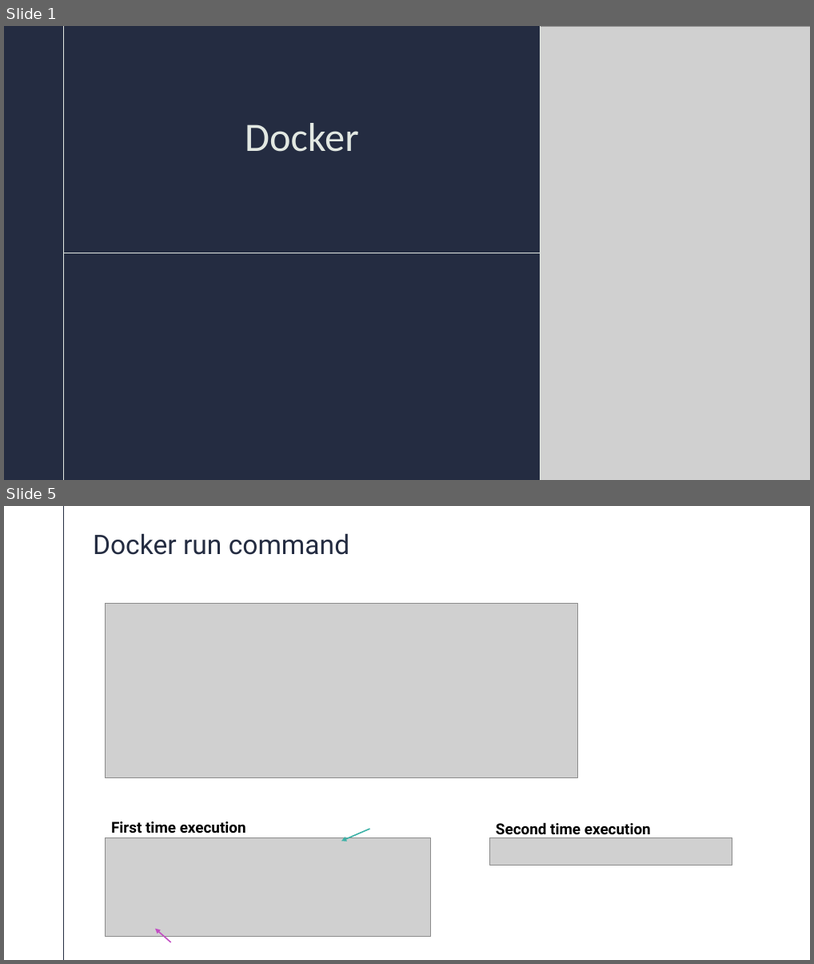
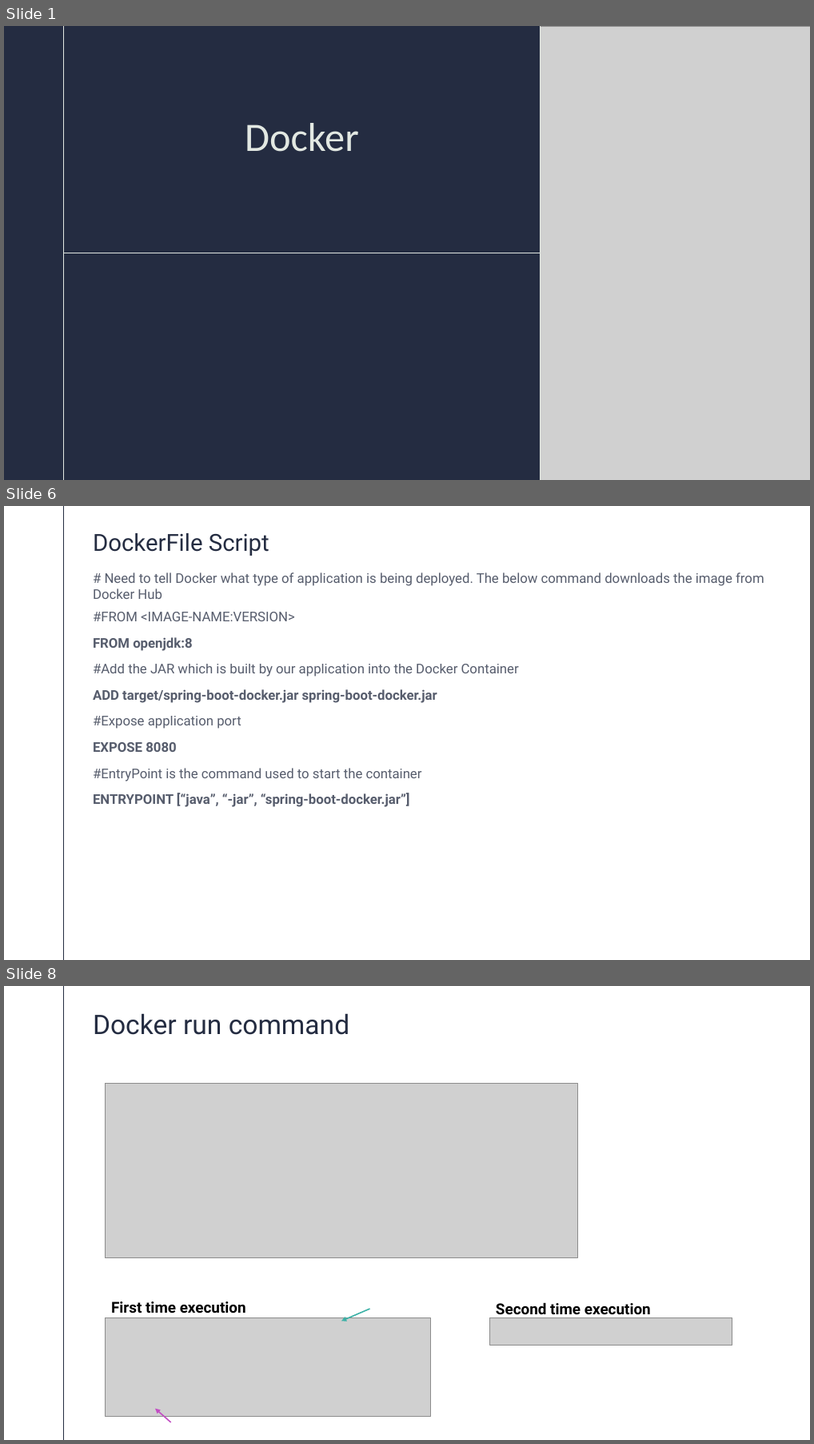
Before and after one commit to AbhilashBinkam/tech-stack-theory, a slide deck: Docker.pptx. Shown one above the other, each under a label of ours: slides 1 and 5 before the commit, slides 1, 6 and 8 after it; the slides between them are not shown. The pictures are 814x964 and 814x1444 pixels, drawn with LibreOffice and Linux fonts; fonts in the diff are those of the drawing; grey boxes stand for pictures. Boxes give left, top, right and bottom in pixels: in the first picture for what was removed or moved away, otherwise in the second. Text is boxed around its words. In the diff, an @@ line names an element or a change of style, - is before the commit and + after.

Commit message:
Abhilash | modified the docker PPT

```diff
--- a/Docker.pptx
+++ b/Docker.pptx
@@ slide 6 added at box(4, 506, 810, 960), background #FFFFFF; not listed: 1 template element that a slide beside it also shows @@
@@ title added at box(93, 533, 270, 556), 28 pt, text #242C41 @@
+DockerFile Script
@@ text added at box(93, 572, 765, 807), 16 pt, text #242C41 at 77% opacity @@
+# Need to tell Docker what type of application is being deployed. The below command downloads the image from Docker Hub
+#FROM <IMAGE-NAME:VERSION>
+FROM openjdk:8
+#Add the JAR which is built by our application into the Docker Container
+ADD target/spring-boot-docker.jar spring-boot-docker.jar
+#Expose application port
+EXPOSE 8080
+#EntryPoint is the command used to start the container
+ENTRYPOINT [“java”, “-jar”, “spring-boot-docker.jar”]
@@ what was slide 5 is now slide 8 @@
```
Also in this commit, not shown: 2 slides changed, 3 other slides added, 1 slide removed.
